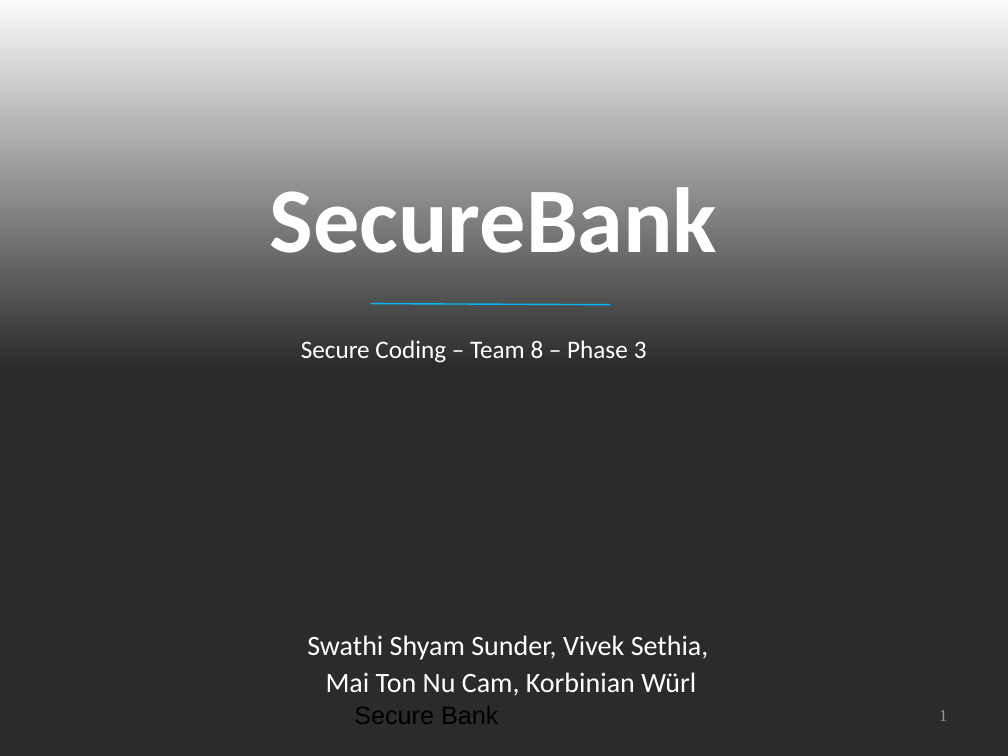
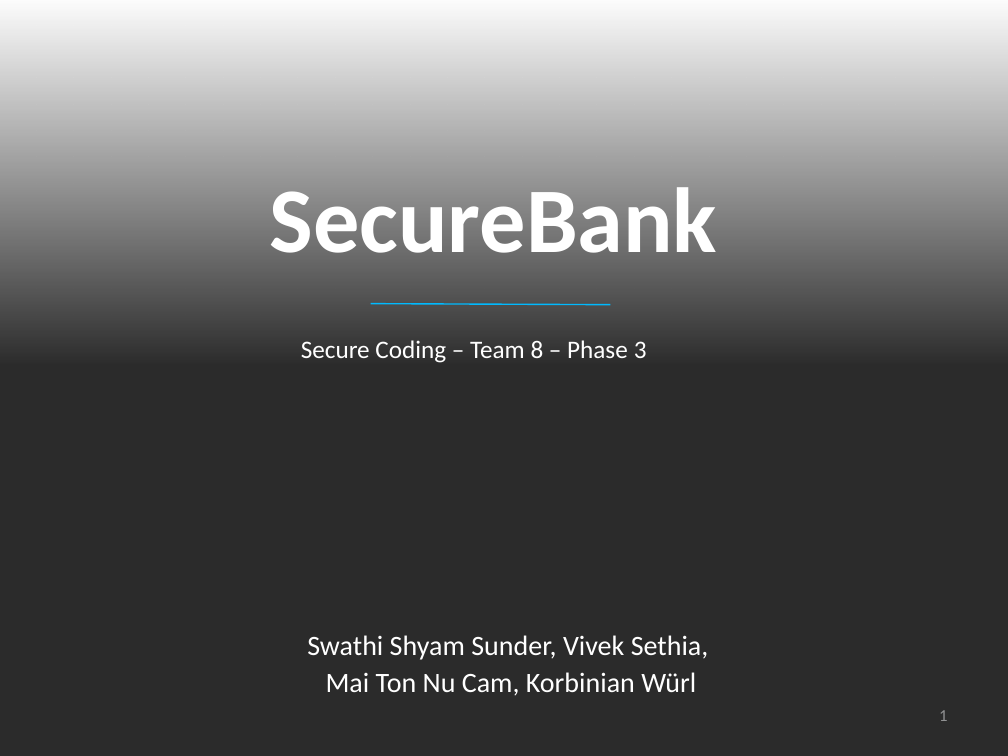
Before and after one commit to kwuerl/secure-coding-team-8, a slide deck: slide 1 of presentations/Phase3.ppt. Drawn at 1008x756 pixels with LibreOffice and Linux fonts; fonts in the diff are those of the drawing; background and template pictures are left out; a plain dark background stands for a picture behind light text. Boxes give left, top, right and bottom in pixels: in the first picture for what was removed or moved away, otherwise in the second. Text is boxed around its words. In the diff, an @@ line names an element or a change of style, - is before the commit and + after.

```diff
--- a/presentations/Phase3.ppt
+++ b/presentations/Phase3.ppt
@@ page number at (939, 710, 947, 721): font Times New Roman to Calibri @@
@@ text removed at (354, 706, 498, 724) @@
-Secure Bank
```
Also in this commit, not shown: 34 other slides changed, 13 slides added, 1 slide removed.
